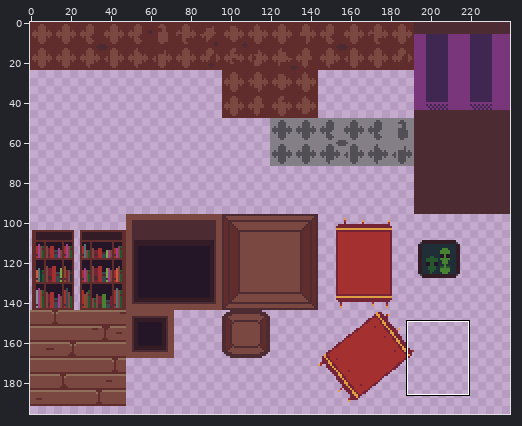
Pixel-art file, stored at assets/tiles/tilesheet.aseprite. Above: a wide view before the commit, with the close-up outlined.
Close-up. Old version:
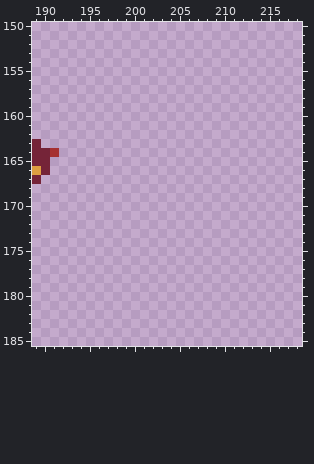
240x240 pixels, 1 frame. Shown: x 189..218, y 150..185. The wide view leaves out empty margins. The commit also changed other parts of the picture, which this record leaves out.
The same view after the edit:
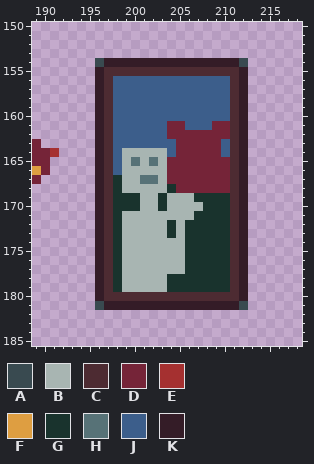
Palette (. is transparent): A #394a50  B #a8b5b2  C #4d2b32  D #752438  E #a53030  F #de9e41  G #19332d  H #577277  J #3c5e8b  K #341c27
From old to new:
The edit adds colour A in row 154 at x 196 and 212; in row 181 at x 196 and 212.
The edit adds colour B in row 164 at x 199 to 203; in row 165 at x 199, 201 and 203; in row 166 at x 199 to 203; in row 167 at x 199 to 200 and 203; in row 168 at x 199 to 203; in row 169 at x 201 to 202 and 204 to 206.
The edit adds colour B in row 170 at x 201 to 202 and 204 to 207; in row 171 at x 199 to 206; in rows 172 to 173 at x 199 to 203 and 205; in rows 174 to 177 at x 199 to 205; in rows 178 to 179 at x 199 to 203.
The edit adds colour C in row 155 at x 197 to 211; in rows 156 to 179 at x 197 and 211; in row 180 at x 197 to 211.
The edit adds colour D in row 161 at x 204 to 205 and 209 to 210; in row 162 at x 204 to 210; in rows 163 to 164 at x 205 to 209; in rows 165 to 167 at x 204 to 210; in row 168 at x 205 to 210.
The edit adds colour G in row 167 at x 198; in row 168 at x 198 and 204; in row 169 at x 198 to 200, 203 and 207 to 210; in row 170 at x 198 to 200, 203 and 208 to 210; in row 171 at x 198 and 207 to 210; in rows 172 to 173 at x 198, 204 and 206 to 210.
The edit adds colour G in rows 174 to 177 at x 198 and 206 to 210; in rows 178 to 179 at x 198 and 204 to 210.
The edit adds colour H in row 165 at x 200 and 202; in row 167 at x 201 to 202.
The edit adds colour J in rows 156 to 160 at x 198 to 210; in row 161 at x 198 to 203 and 206 to 208; in row 162 at x 198 to 203; in row 163 at x 198 to 204 and 210; in row 164 at x 198, 204 and 210; in rows 165 to 166 at x 198.
The edit adds colour K in row 154 at x 197 to 211; in rows 155 to 180 at x 196 and 212; in row 181 at x 197 to 211.
Where, in picture pixels (left, top, right, bottom), the same in both close-ups:
added: (95, 58, 248, 310)
